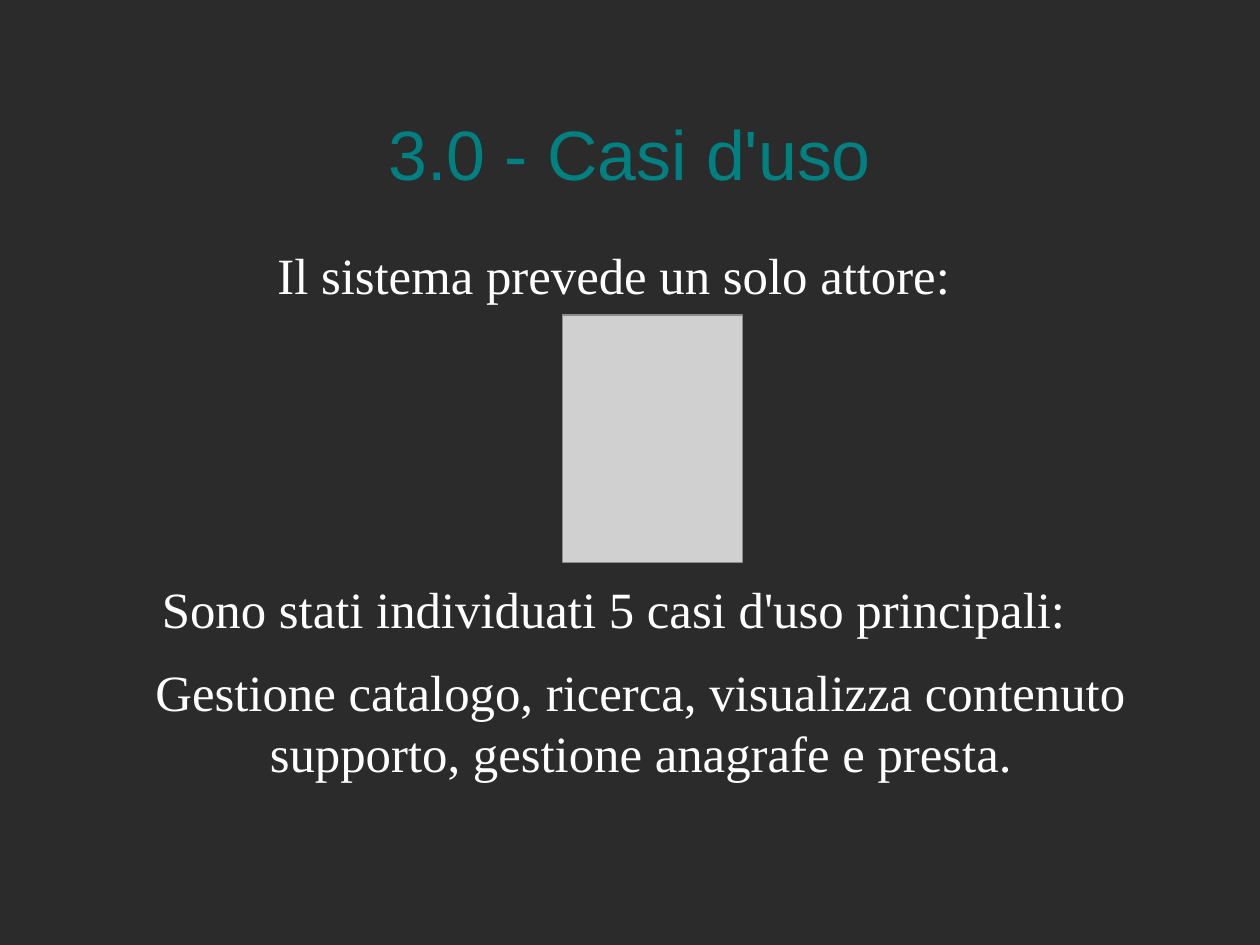
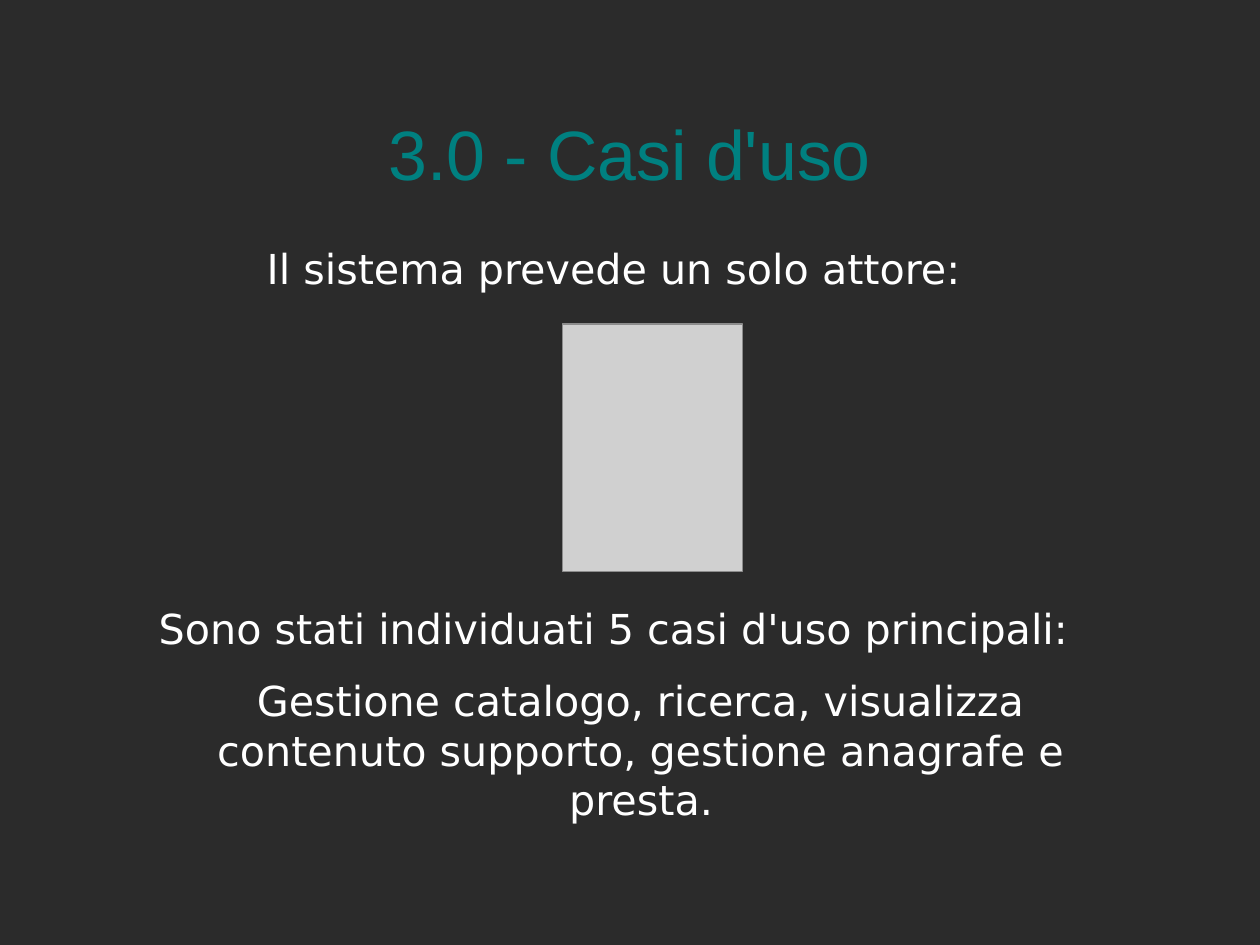
Before and after one commit to Muffo/medialog, a slide deck: slide 14 of presentazione MediaLog.odp. Drawn at 1260x945 pixels with LibreOffice and Linux fonts; fonts in the diff are those of the drawing; grey boxes stand for pictures; background and template pictures are left out; a plain dark background stands for a picture behind light text. Boxes give left, top, right and bottom in pixels: in the first picture for what was removed or moved away, otherwise in the second. Text is boxed around its words. In the diff, an @@ line names an element or a change of style, - is before the commit and + after.

```diff
--- a/presentazione MediaLog.odp
+++ b/presentazione MediaLog.odp
@@ text "Il sistema prevede un solo ..." at [159,252,1068,824]: size 32 to 26 pt, font Times New Roman to DejaVu Sans @@
@@ picture: place and size @@
-picture at [563,316,742,564]
+picture at [563,324,742,572]
```
Also in this commit, not shown: 17 other slides changed, 22 slides added, 2 slides removed, 13 other files.
